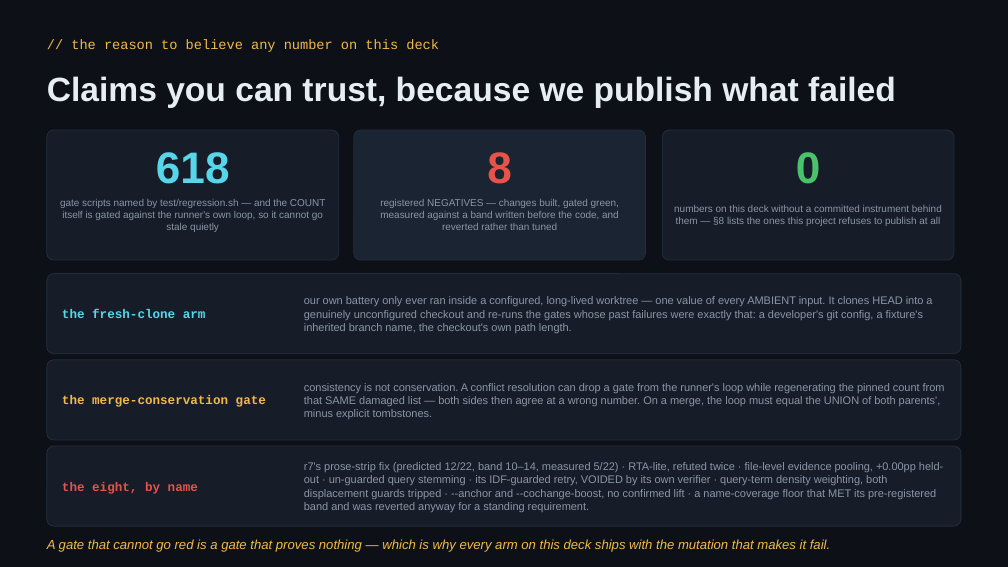
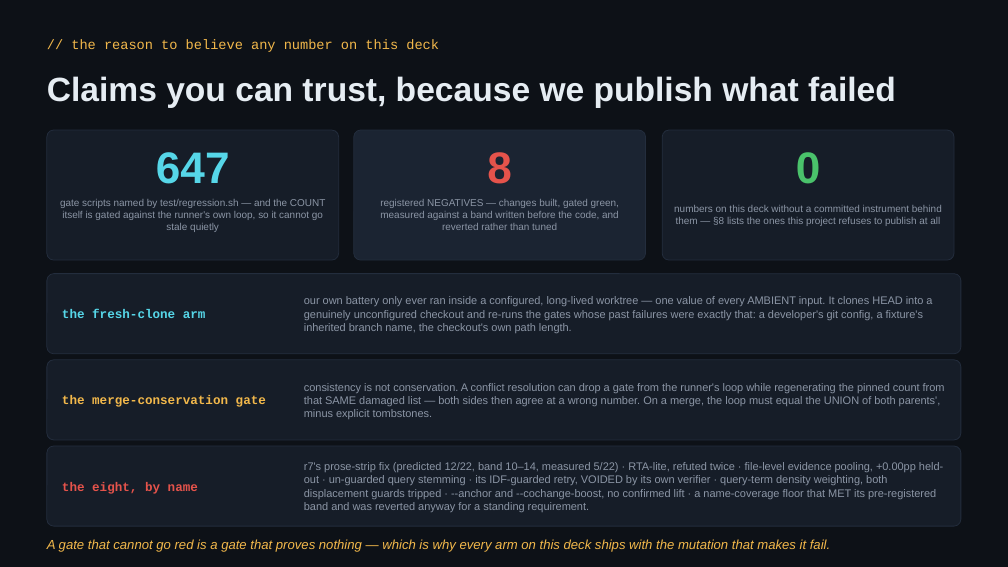
Before and after one commit to KilimcininKorOglu/ripwire, a slide deck: slide 26 of present/ripwire-showcase.pptx. Drawn at 1008x567 pixels with LibreOffice and Linux fonts; fonts in the diff are those of the drawing. Boxes give left, top, right and bottom in pixels: in the first picture for what was removed or moved away, otherwise in the second. Text is boxed around its words. In the diff, an @@ line names an element or a change of style, - is before the commit and + after.

```diff
--- a/present/ripwire-showcase.pptx
+++ b/present/ripwire-showcase.pptx
@@ text at (156, 152, 230, 184): text changed @@
-618
+647
```
Also in this commit, not shown: 5 other slides changed, 4 other files.
